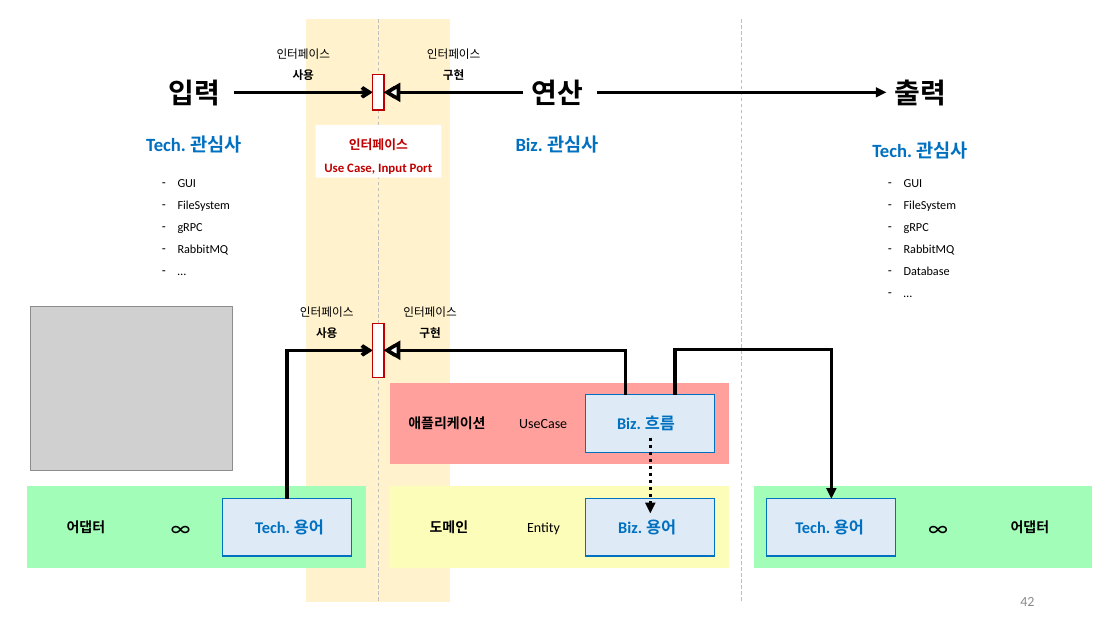
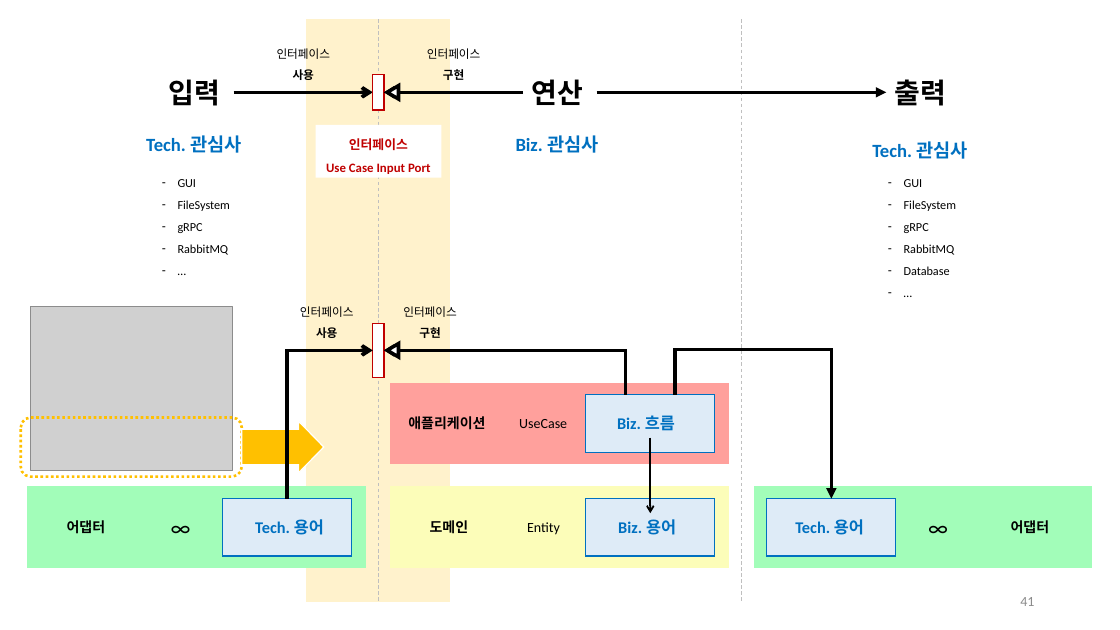
Before and after one commit to hhko/ArchDdd, a slide deck: slide 41 of README.pptx (slide 42 before the commit). Drawn at 1120x630 pixels with LibreOffice and Linux fonts; fonts in the diff are those of the drawing; grey boxes stand for pictures. Boxes give left, top, right and bottom in pixels: in the first picture for what was removed or moved away, otherwise in the second. Text is boxed around its words. In the diff, an @@ line names an element or a change of style, - is before the commit and + after.

```diff
--- a/README.pptx
+++ b/README.pptx
@@ text in rectangle at [326,163,431,174]: text changed @@
-Use Case, Input Port
+Use Case Input Port
@@ rounded rectangle added at [21,418,242,476], outline #FFC000 2.25 pt dashed @@
@@ right arrow added at [242,422,324,473], fill #FFC000, outline #FFFFFF 1 pt @@
@@ arrow (650, 438) - (650, 513): stroke #000000 3 pt dashed to #000000 1.5 pt; arrowheads changed @@
@@ page number at [1020,597,1034,606]: text changed @@
-42
+41
```
Also in this commit, not shown: 19 other slides changed, 2 slides removed, 8 other files.
